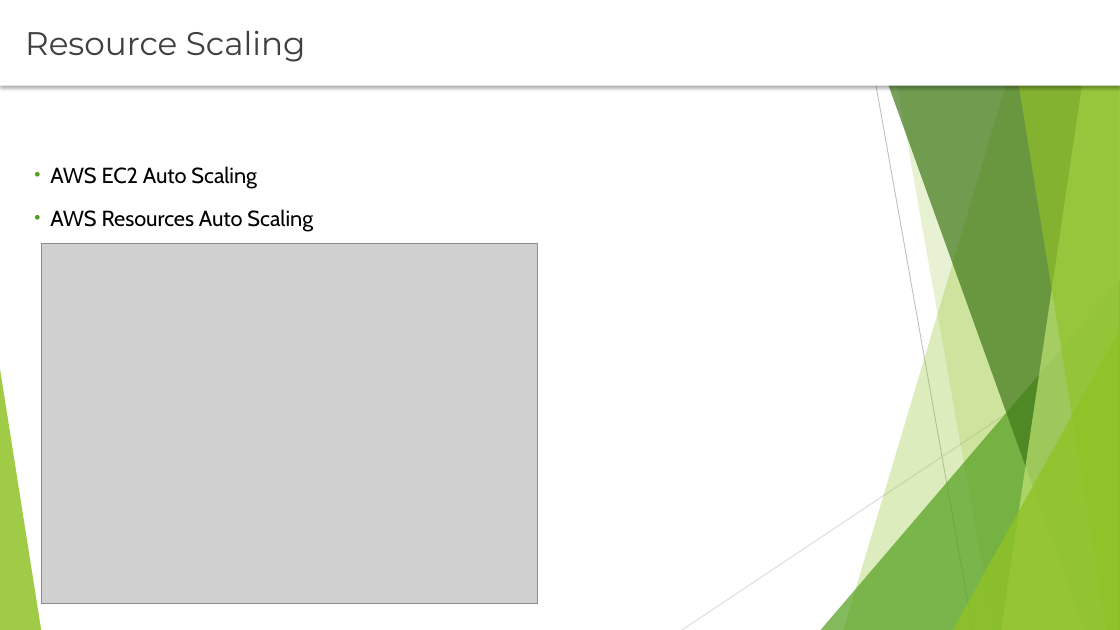
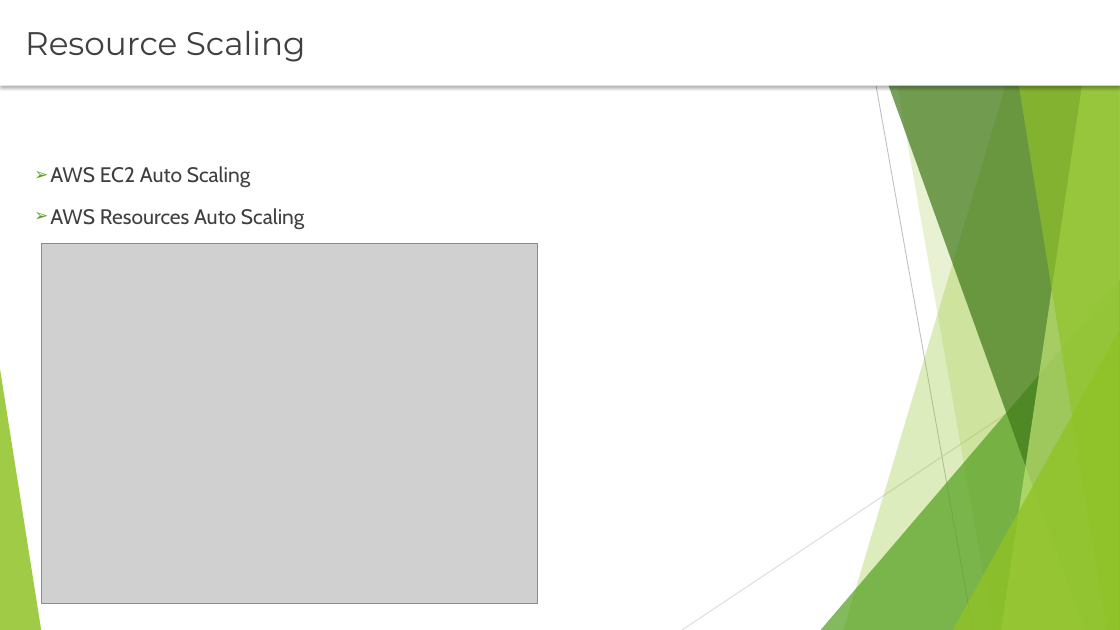
Before and after one commit to rusergei2010/AWSCourse2019, a slide deck: slide 3 of Lecture_3_Auto_Scaling/auto_scale.pptx (slide 2 before the commit). Drawn at 1120x630 pixels with LibreOffice and Linux fonts; fonts in the diff are those of the drawing; grey boxes stand for pictures. Boxes give left, top, right and bottom in pixels: in the first picture for what was removed or moved away, otherwise in the second. Text is boxed around its words. In the diff, an @@ line names an element or a change of style, - is before the commit and + after.

```diff
--- a/Lecture_3_Auto_Scaling/auto_scale.pptx
+++ b/Lecture_3_Auto_Scaling/auto_scale.pptx
@@ text "AWS EC2 Auto Scaling" at <box>50,166,304,229</box>: size 18.7 to 18 pt, text colour #000000 to #404040; bullet • to ➢ @@
```
Also in this commit, not shown: 3 other slides changed, 2 slides added, 28 other files.
